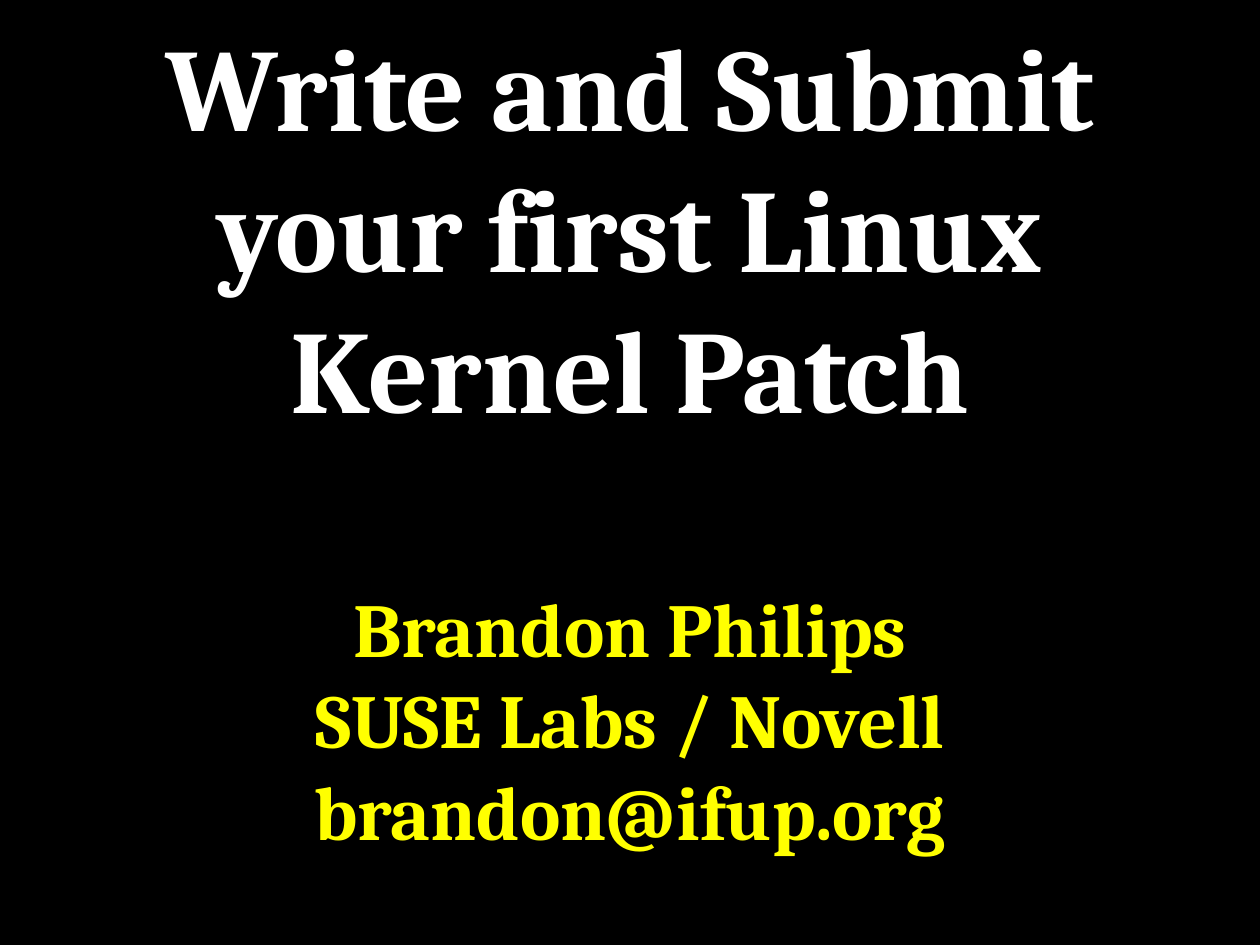
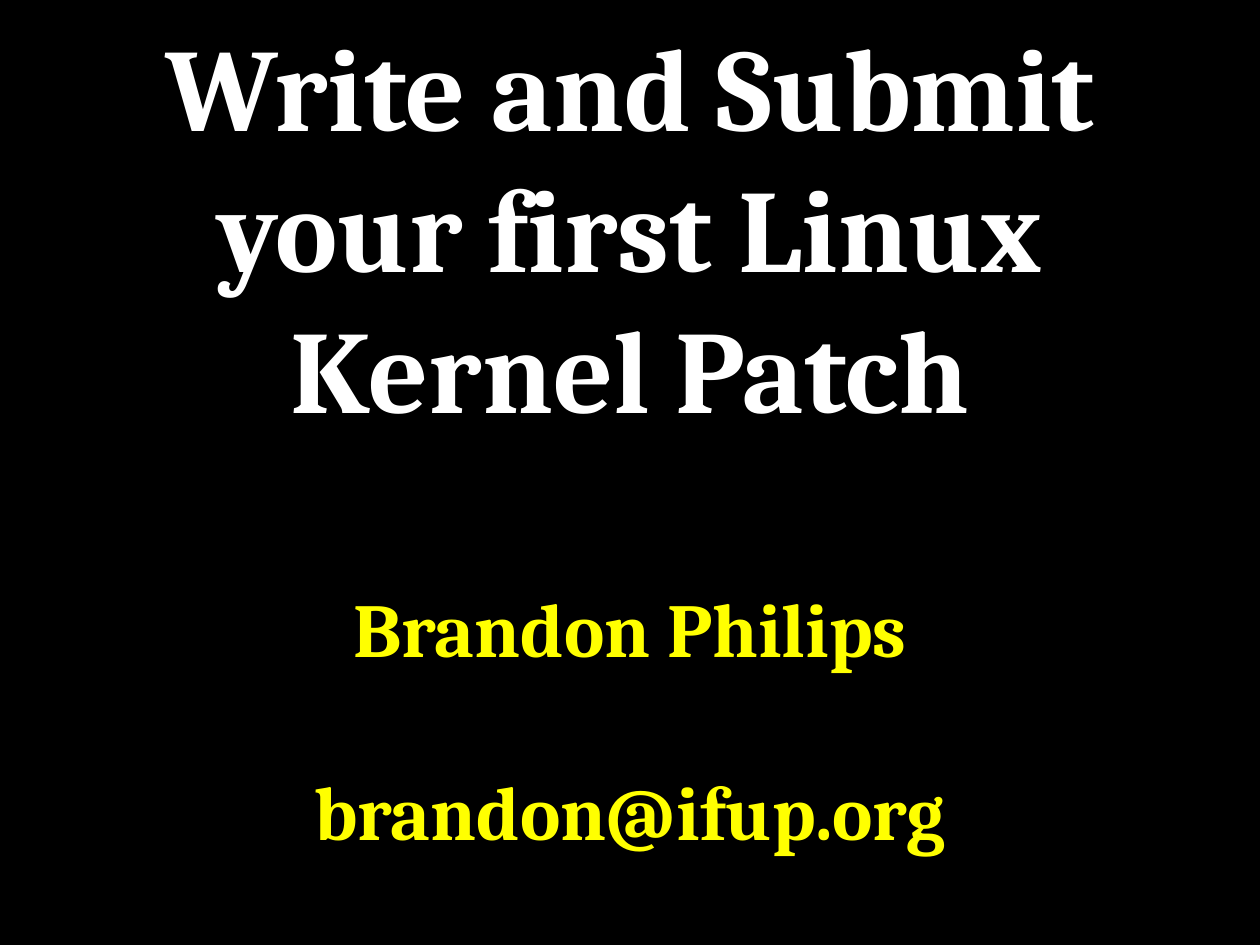
Before and after one commit to philips/kernel-tutorial, a slide deck: slide 1 of kernel_patch_tutorial.odp. Drawn at 1260x945 pixels with LibreOffice and Linux fonts; fonts in the diff are those of the drawing. Boxes give left, top, right and bottom in pixels: in the first picture for what was removed or moved away, otherwise in the second. Text is boxed around its words. In the diff, an @@ line names an element or a change of style, - is before the commit and + after.

Commit message:
2011-05-11: updates for OSU talk

```diff
--- a/kernel_patch_tutorial.odp
+++ b/kernel_patch_tutorial.odp
@@ text at (315, 695, 945, 749): paragraph removed @@
-SUSE Labs / Novell
```
Also in this commit, not shown: 1 other file.
